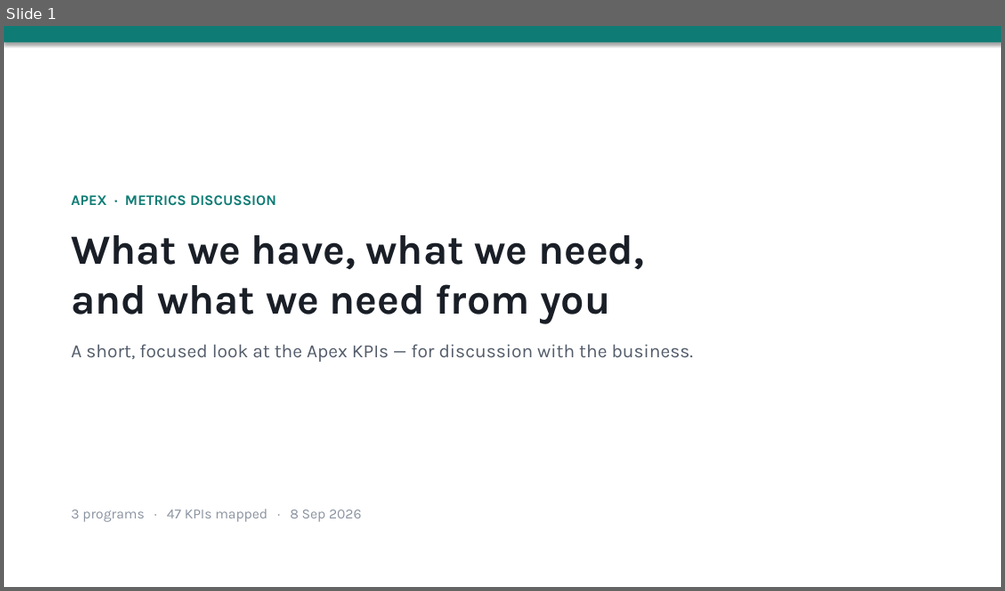
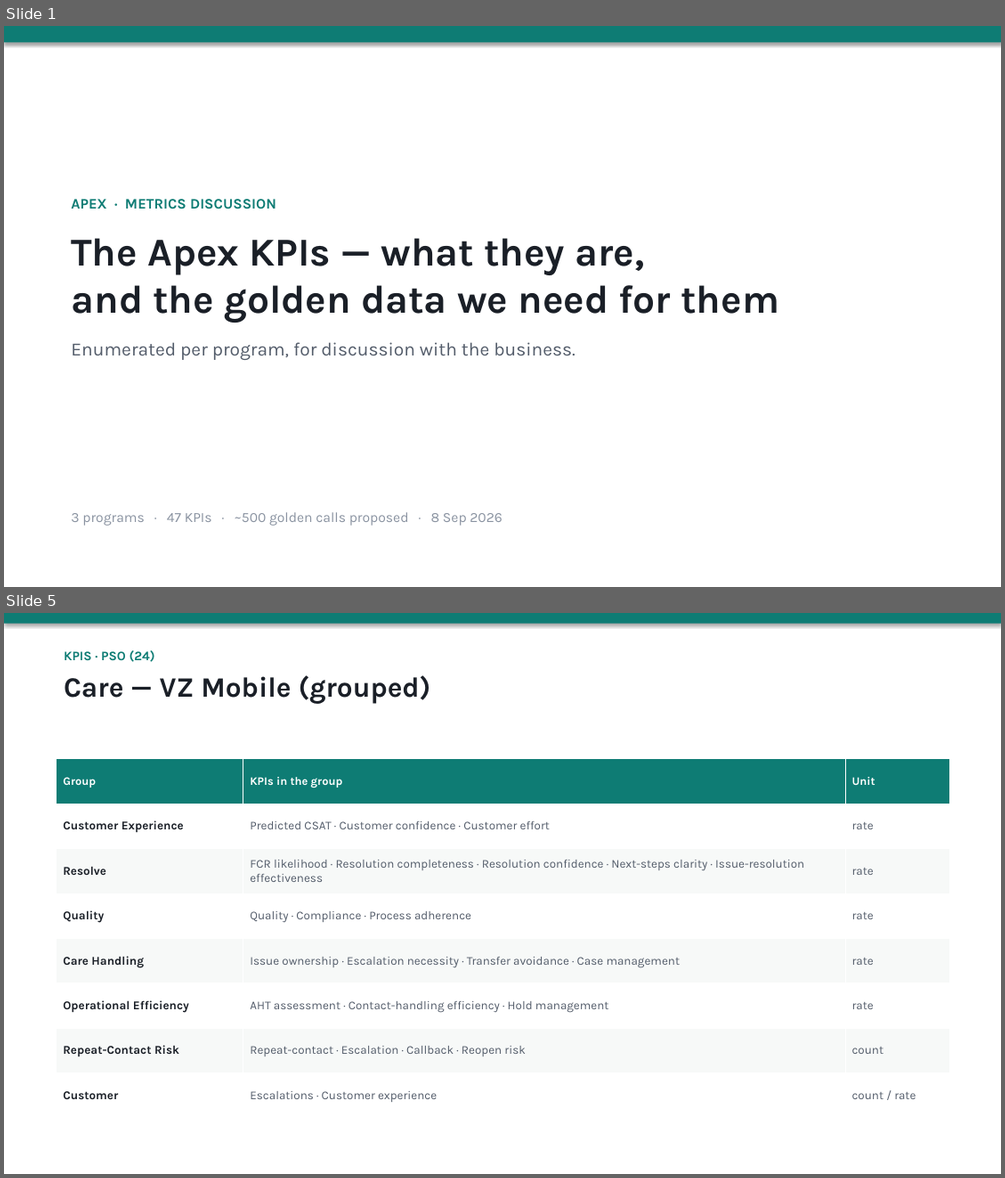
Before and after one commit to shyamanugu/LLMOps, a slide deck: usecases/ai_pipeline 2/docs/Apex_Metrics_Discussion.pptx. Shown one above the other, each under a label of ours: slide 1 before the commit, slides 1 and 5 after it; the slides between them are not shown. The pictures are 1005x591 and 1005x1178 pixels, drawn with LibreOffice and Linux fonts; fonts in the diff are those of the drawing. Boxes give left, top, right and bottom in pixels: in the first picture for what was removed or moved away, otherwise in the second. Text is boxed around its words. In the diff, an @@ line names an element or a change of style, - is before the commit and + after.

```diff
--- a/usecases/ai_pipeline 2/docs/Apex_Metrics_Discussion.pptx
+++ b/usecases/ai_pipeline 2/docs/Apex_Metrics_Discussion.pptx
@@ slide 5 added at (4, 613, 1001, 1174), background #FFFFFF @@
@@ rectangle added at (4, 613, 1001, 624), fill #0E7C74 @@
@@ text added at (64, 650, 431, 704), 27 pt, text #1A1F27, bold @@
+KPIS · PSO (24)
+Care — VZ Mobile (grouped)
@@ table added at (57, 759, 950, 1118), 8 rows, 3 columns @@
+Group | KPIs in the group | Unit
+Customer Experience | Predicted CSAT · Customer confidence · Customer effort | rate
+Resolve | FCR likelihood · Resolution completeness · Resolution confidence · Next-steps clarity · Issue-resolution effectiveness | rate
+Quality | Quality · Compliance · Process adherence | rate
+Care Handling | Issue ownership · Escalation necessity · Transfer avoidance · Case management | rate
+Operational Efficiency | AHT assessment · Contact-handling efficiency · Hold management | rate
+Repeat-Contact Risk | Repeat-contact · Escalation · Callback · Reopen risk | count
+Customer | Escalations · Customer experience | count / rate
@@ slide 1 changed as well @@
@@ text at (71, 238, 780, 360): text changed; size 18 to 38 pt; text colour #535C6A to #1A1F27; bold on @@
-What we have, what we need,
-and what we need from you
-A short, focused look at the Apex KPIs — for discussion with the business.
+The Apex KPIs — what they are,
+and the golden data we need for them
+Enumerated per program, for discussion with the business.
@@ text at (71, 512, 502, 525): text changed @@
-3 programs · 47 KPIs mapped · 8 Sep 2026
+3 programs · 47 KPIs · ~500 golden calls proposed · 8 Sep 2026
```
Also in this commit, not shown: 2 other slides changed, 5 other slides added, 5 slides removed.
